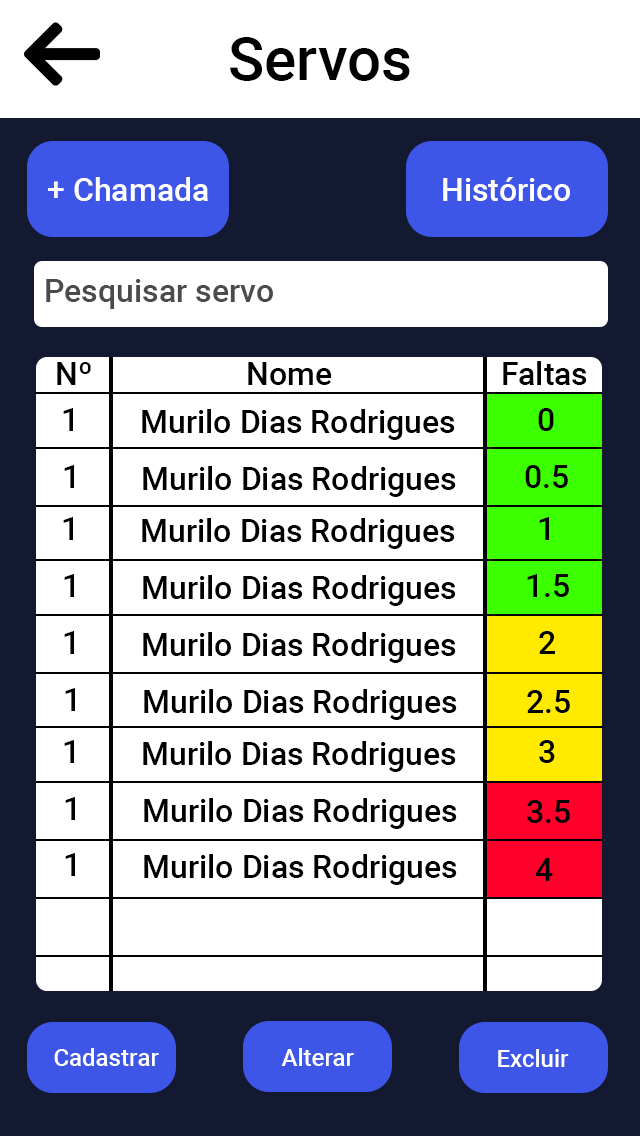
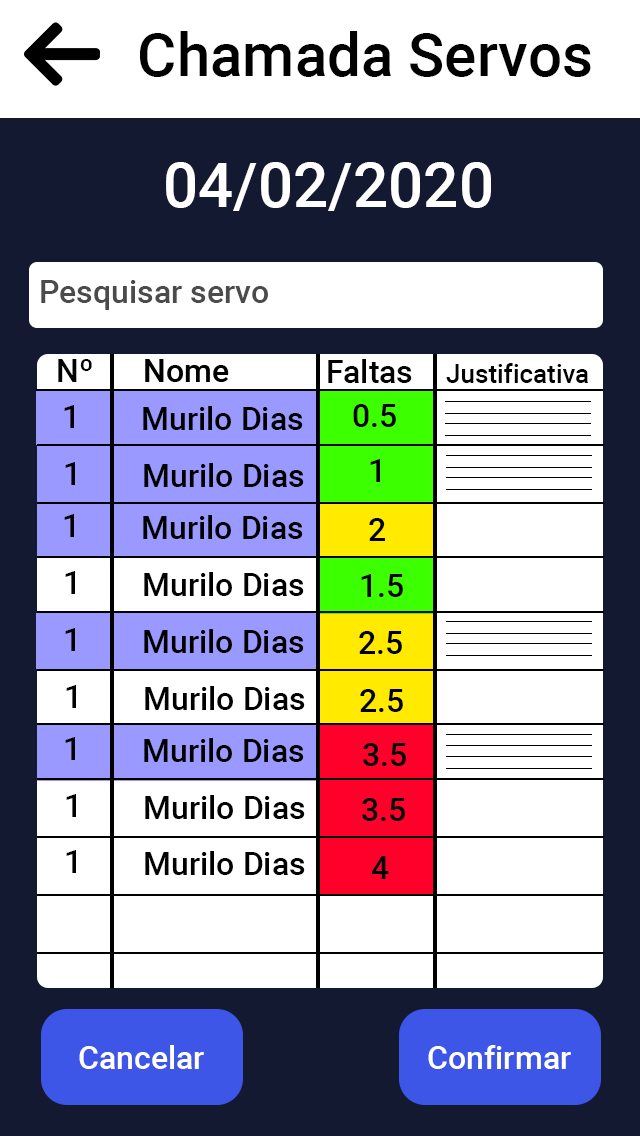
Revision of a layered 640x1136 image; what changed, layer by layer:
showed group "Tela chamada" (91 layers) over box(27, 31, 608, 1105)
hid group "Tela Principal Servos" (76 layers) over box(27, 31, 608, 1093)
